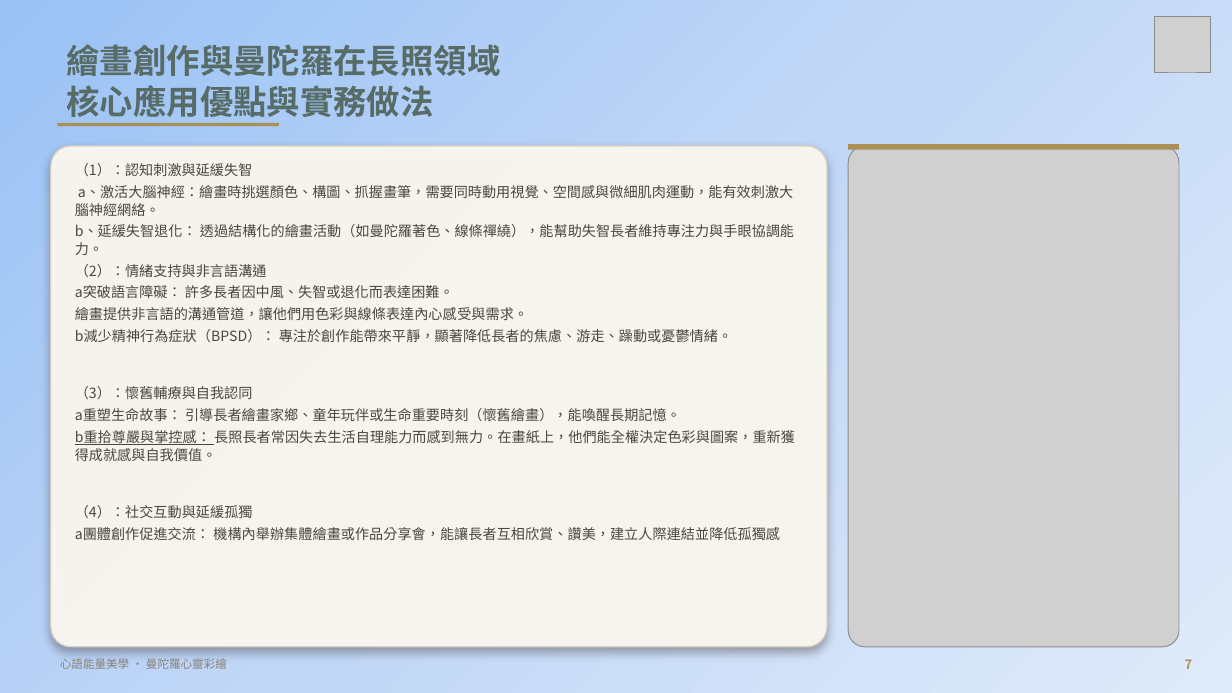
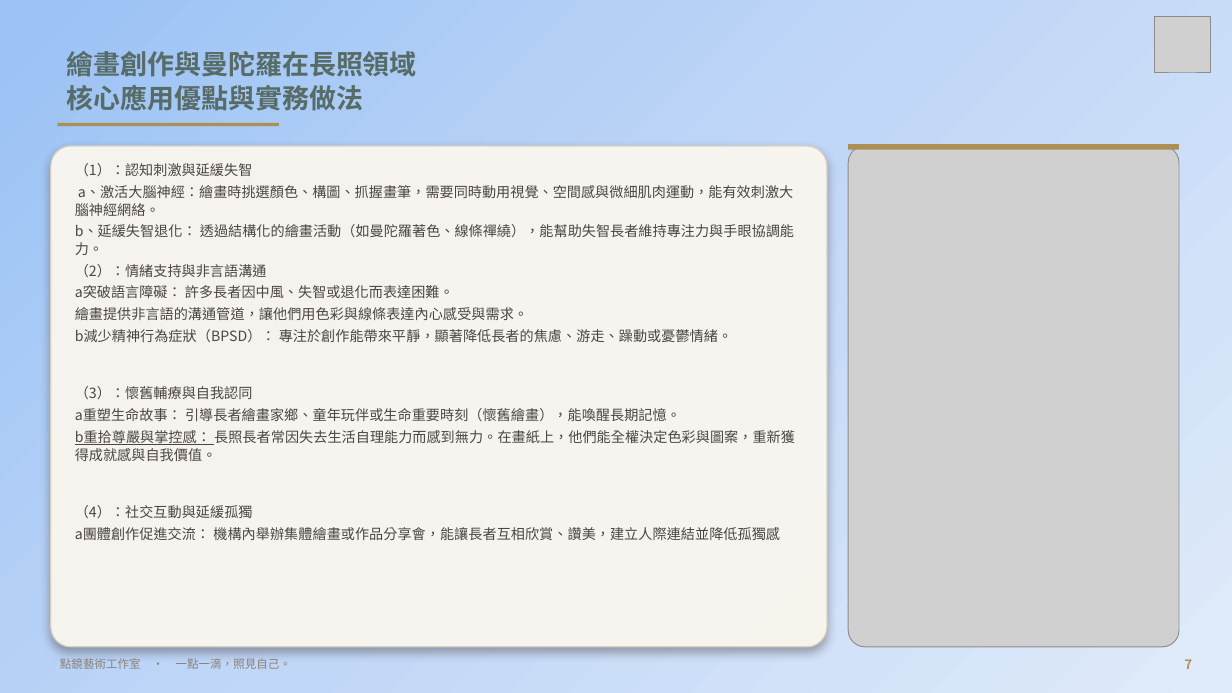
Before and after one commit to serina168/mandala-beginner, a slide deck: slide 7 of 繽紛五感體驗曼陀羅書籤畫_課程大綱.pptx. Drawn at 1232x693 pixels with LibreOffice and Linux fonts; fonts in the diff are those of the drawing; grey boxes stand for pictures; background and template pictures are left out. Boxes give left, top, right and bottom in pixels: in the first picture for what was removed or moved away, otherwise in the second. Text is boxed around its words. In the diff, an @@ line names an element or a change of style, - is before the commit and + after.

```diff
--- a/繽紛五感體驗曼陀羅書籤畫_課程大綱.pptx
+++ b/繽紛五感體驗曼陀羅書籤畫_課程大綱.pptx
@@ title "繪畫創作與曼陀羅在長照領域 核心應用優點與實務做法" at (67, 51, 417, 111): size 26 to 21 pt @@
@@ text at (60, 658, 291, 669): text changed @@
-心語能量美學 ‧ 曼陀羅心靈彩繪
+點鏡藝術工作室 ‧ 一點一滴，照見自己。
```
Also in this commit, not shown: 34 other slides changed, 1 other file.
